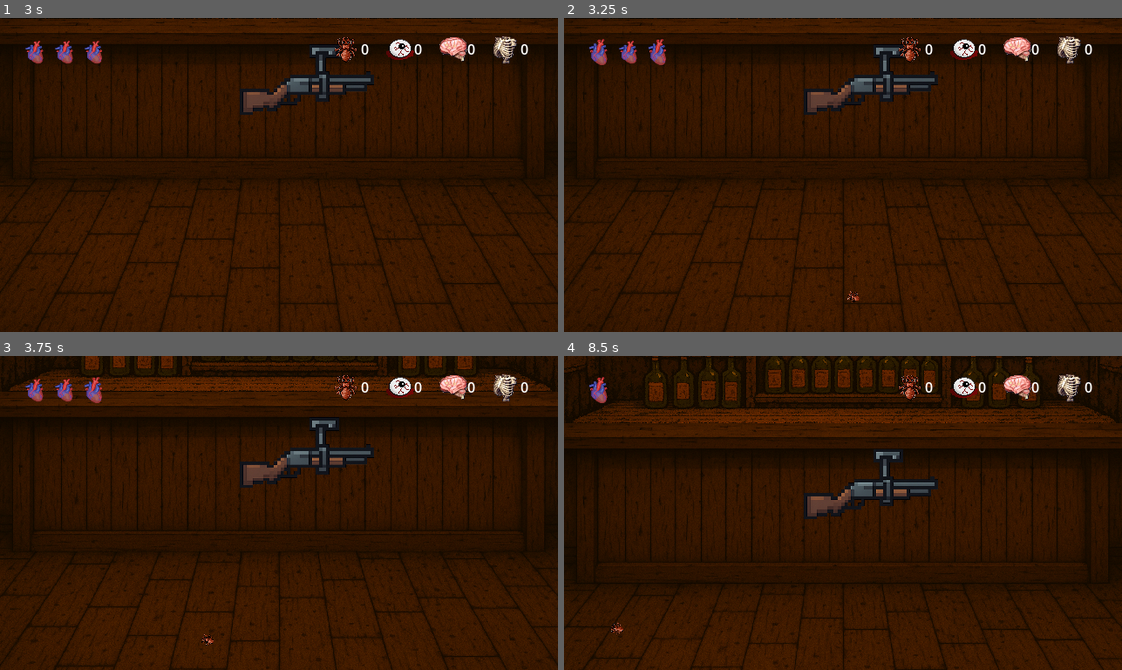
Above: before the commit, frames 1-4 (two rows, left to right).
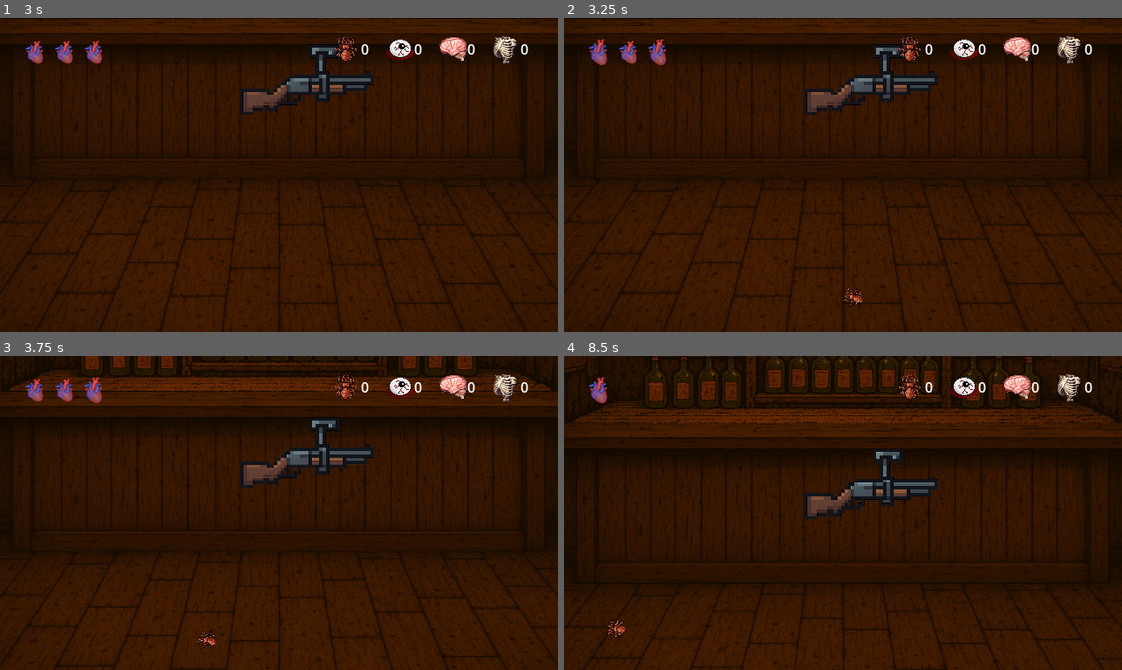
Above: after the commit, the same moments.

Repository: Iaotle/zombie-soup
Game: Godot game, scene res://Scenes/main.tscn
The game is run twice, just before and just after one commit, with the same random seed, the same clock (stepped at 60 frames per second) and the same inputs.
Inputs (mouse positions are in pixels of both pictures, inside the frame that each line leads up to):
- Up to frame 1 (3 s): move the mouse to (401, 159) at 0.52 s; hold Mouse wheel down (scroll_down) 0.53-1.28 s; click (401, 159) at 0.67 s; move the mouse to (167, 190) at 1.27 s; tap Mouse wheel up (scroll_up) at 1.35 s; click (167, 190) at 1.42 s; move the mouse to (334, 105) at 2.02 s; hold Space (spacebar) 2.03-2.78 s; click (334, 105) at 2.17 s; move the mouse to (251, 237) at 2.77 s; tap Mouse wheel down (scroll_down) at 2.85 s; click (251, 237) at 2.92 s
- Up to frame 2 (3.25 s): no input
- Up to frame 3 (3.75 s): move the mouse to (446, 560) at 3.52 s; hold Mouse wheel up (scroll_up) from 3.53 s (still down); click (446, 560) at 3.67 s
- Up to frame 4 (8.5 s): move the mouse to (675, 465) at 4.27 s; release Mouse wheel up (scroll_up) at 4.28 s; tap Space (spacebar) at 4.35 s; click (675, 465) at 4.42 s; move the mouse to (870, 513) at 5.02 s; hold Mouse wheel down (scroll_down) 5.03-5.78 s; click (870, 513) at 5.17 s; move the mouse to (759, 434) at 5.77 s; tap Mouse wheel up (scroll_up) at 5.85 s; click (759, 434) at 5.92 s; move the mouse to (965, 497) at 6.52 s; hold Space (spacebar) 6.53-7.28 s; click (965, 497) at 6.67 s; move the mouse to (731, 528) at 7.27 s; tap Mouse wheel down (scroll_down) at 7.35 s; click (731, 528) at 7.42 s; move the mouse to (898, 443) at 8.02 s; hold Mouse wheel up (scroll_up) from 8.03 s (still down); click (898, 443) at 8.17 s

Frame 1 is identical in both runs. In frame 2, less than 0.1% of the frame differs, in the area x 50-54%, y 86-92%; in frame 3, less than 0.1%; in frame 4, less than 0.1%.

Commit message:
crosshair

Diff:
--- a/GameObjects/ant.tscn
+++ b/GameObjects/ant.tscn
@@ -5,7 +5,7 @@
 [ext_resource type="PackedScene" uid="uid://c05gk8qp4kvng" path="res://Effects/blood.tscn" id="3_jhtvu"]
 
 [node name="Ant" type="Sprite2D"]
-scale = Vector2(0.01, 0.01)
+scale = Vector2(0.015, 0.015)
 texture = ExtResource("1_olfbw")
 script = ExtResource("2_jhtvu")
 blood = ExtResource("3_jhtvu")
--- a/project.godot
+++ b/project.godot
@@ -20,6 +20,8 @@
 window/size/viewport_width=640
 window/size/viewport_height=360
 window/stretch/mode="canvas_items"
+mouse_cursor/custom_image="uid://1ihcocvjfs3h"
+mouse_cursor/tooltip_position_offset=Vector2(24, 24)
 
 [input]
 
Binary file added: Sprites/crosshair.png
Not shown, added: Sprites/crosshair.png.import
